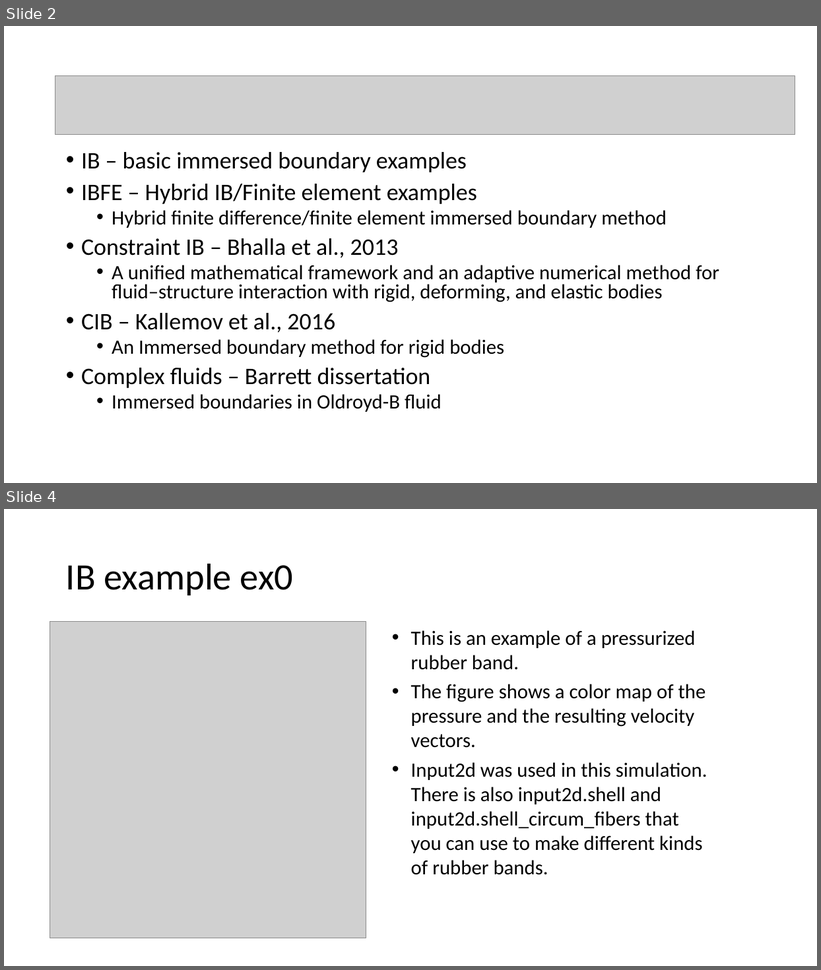
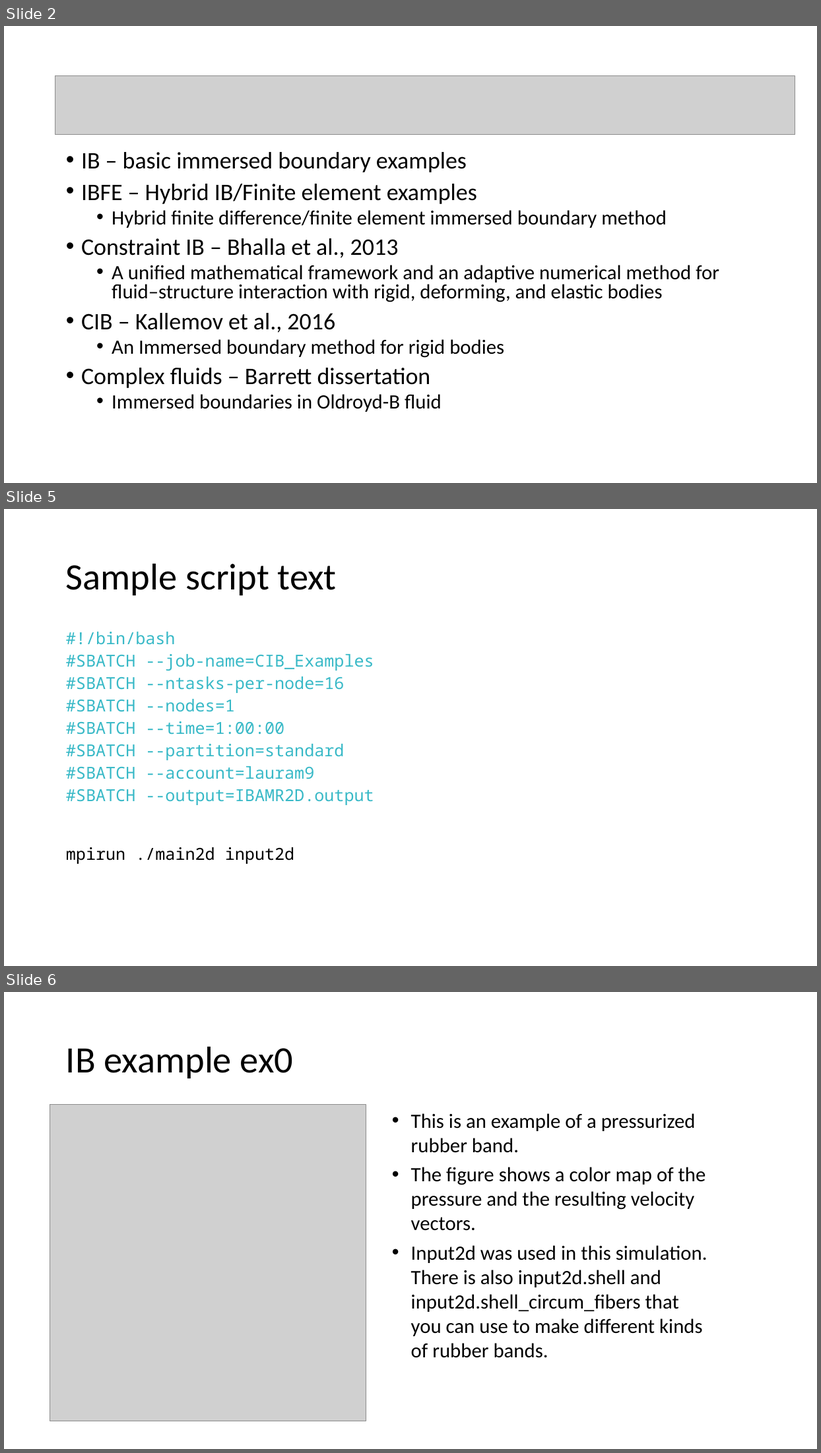
Before and after one commit to fairyflies9/IBAMR-Tutorials, a slide deck: IBAMR Lectures/Lecture 6 – What do Boyce’s examples do.pptx. Shown one above the other, each under a label of ours: slides 2 and 4 before the commit, slides 2, 5 and 6 after it; the slides between them are not shown. The pictures are 821x970 and 821x1453 pixels, drawn with LibreOffice and Linux fonts; fonts in the diff are those of the drawing; grey boxes stand for pictures. Boxes give left, top, right and bottom in pixels: in the first picture for what was removed or moved away, otherwise in the second. Text is boxed around its words. In the diff, an @@ line names an element or a change of style, - is before the commit and + after.

Commit message:
Updated Boyce's examples

```diff
--- a/IBAMR Lectures/Lecture 6 – What do Boyce’s examples do.pptx
+++ b/IBAMR Lectures/Lecture 6 – What do Boyce’s examples do.pptx
@@ slide 5 added at <box>4,509,817,966</box>, background #FFFFFF @@
@@ title added at <box>66,563,337,595</box>, 44 pt, text #000000 @@
+Sample script text
@@ text added at <box>66,632,374,864</box>, 19.6 pt, text #38B9C7 @@
+#!/bin/bash
+#SBATCH --job-name=CIB_Examples
+#SBATCH --ntasks-per-node=16
+#SBATCH --nodes=1
+#SBATCH --time=1:00:00
+#SBATCH --partition=standard
+#SBATCH --account=lauram9
+#SBATCH --output=IBAMR2D.output
+mpirun ./main2d input2d
@@ what was slide 4 is now slide 6 @@
```
Also in this commit, not shown: 1 slide changed, 1 other slide added, 5 other files.
